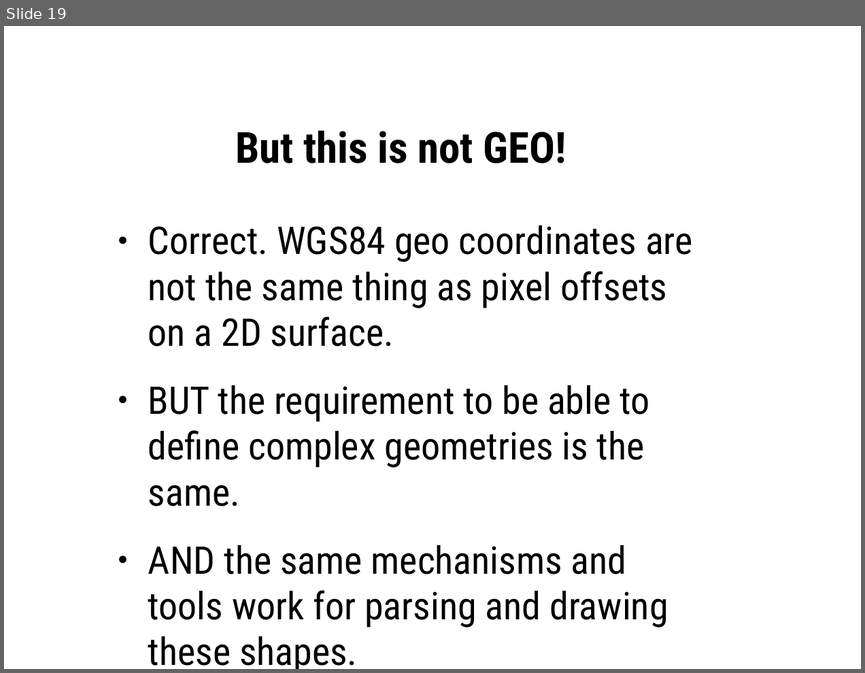
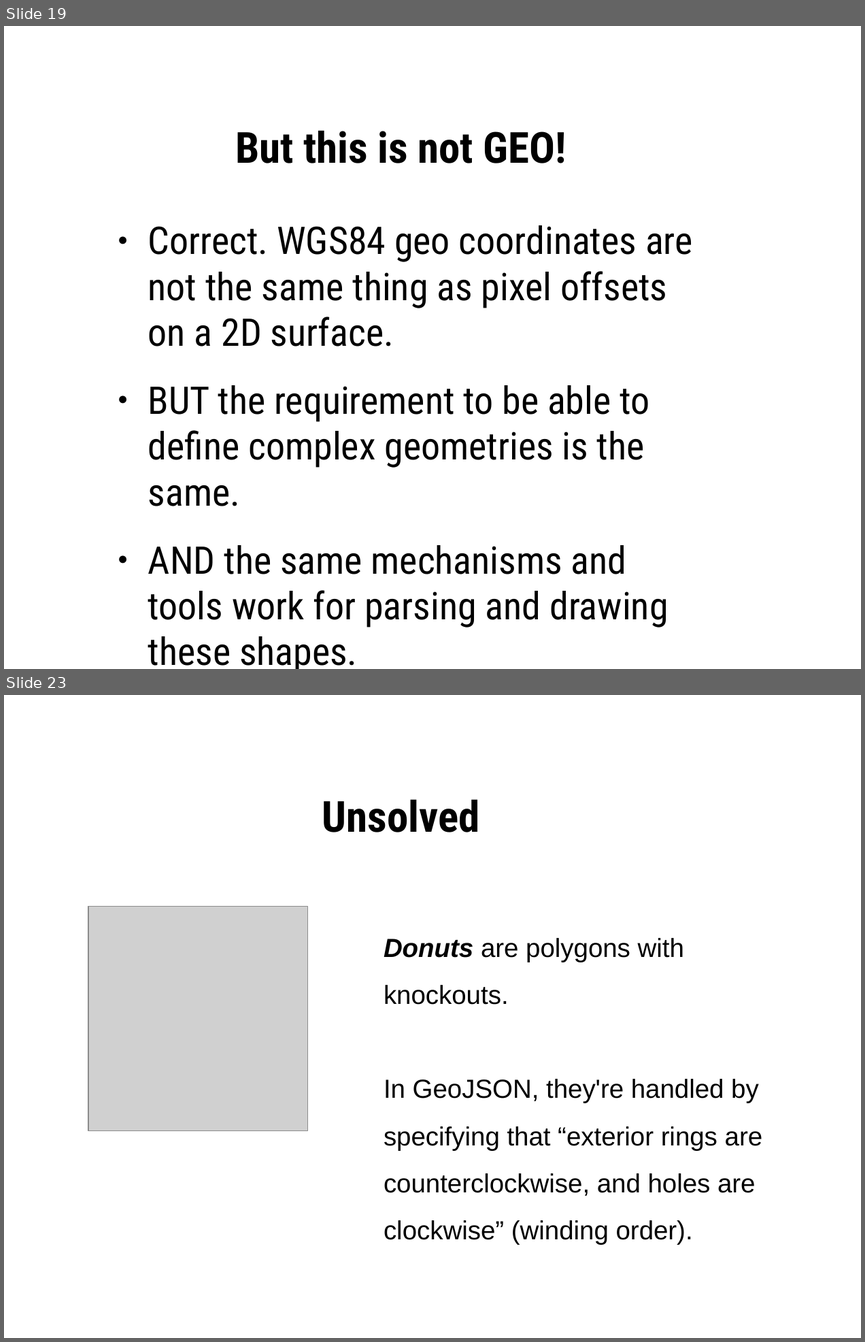
Before and after one commit to martindholmes/BreezeMap, a slide deck: presentations/geo_json_tei/geo_json_tei.odp. Shown one above the other, each under a label of ours: slide 19 before the commit, slides 19 and 23 after it; the slides between them are not shown. The pictures are 865x673 and 865x1342 pixels, drawn with LibreOffice and Linux fonts; fonts in the diff are those of the drawing; grey boxes stand for pictures. Boxes give left, top, right and bottom in pixels: in the first picture for what was removed or moved away, otherwise in the second. Text is boxed around its words. In the diff, an @@ line names an element or a change of style, - is before the commit and + after.

```diff
--- a/presentations/geo_json_tei/geo_json_tei.odp
+++ b/presentations/geo_json_tei/geo_json_tei.odp
@@ slide 23 added at [4,695,861,1338], background #FFFFFF @@
@@ title added at [322,799,479,832], 36 pt, text #000000, bold @@
+Unsolved
@@ picture added at [88,906,307,1131] @@
@@ text added at [383,938,763,1240], 22 pt, text #000000 @@
+Donuts are polygons with knockouts.
+In GeoJSON, they're handled by specifying that “exterior rings are counterclockwise, and holes are clockwise” (winding order).
```
Also in this commit, not shown: 3 other slides added.
